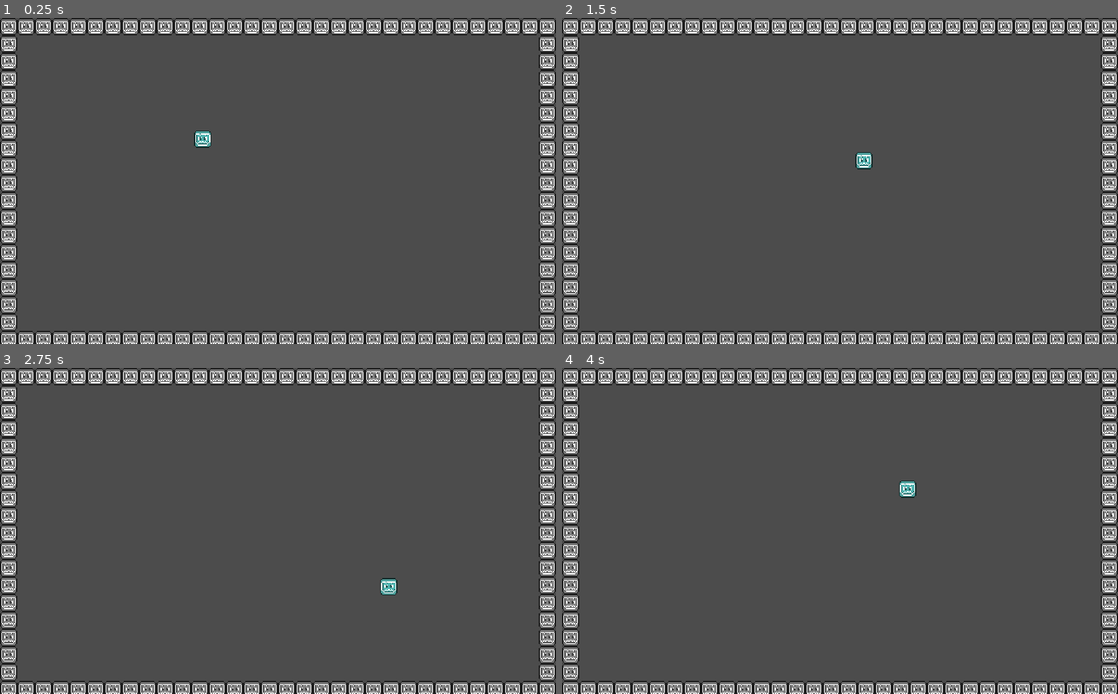
Above: before the commit, frames 1-4 (two rows, left to right).
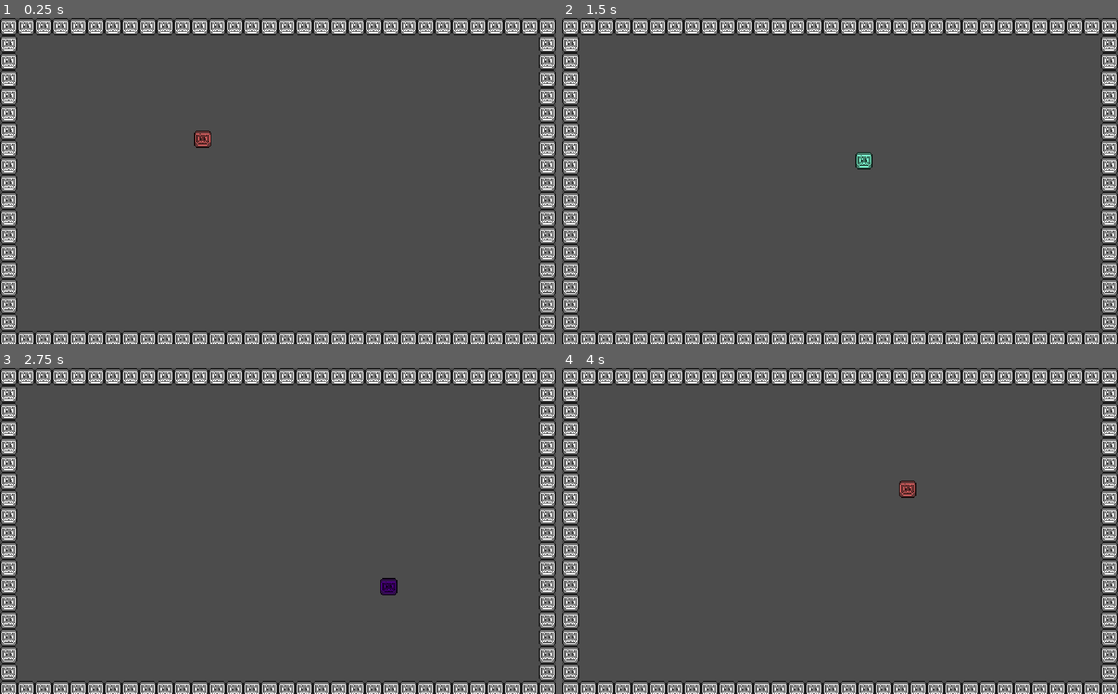
Above: after the commit, the same moments.

Repository: mewore/rgb-squad
Game: Godot game, scene res://Game.tscn
Two runs of this game, one before a commit and one after it. Both use one fixed random seed, a clock stepped at 60 frames per second and the inputs below.
Inputs:
- Up to frame 1 (0.25 s): no input
- Up to frame 2 (1.5 s): tap Enter at 0.5 s; hold Right (move_right) 0.53-1.28 s; hold D (set_blue, bound only after the commit) 0.53-1.28 s; tap S (set_green, bound only after the commit) at 0.8, 1.35 s; hold Down (move_down) from 1.28 s (still down)
- Up to frame 3 (2.75 s): tap A (set_red, bound only after the commit) at 1.55 s; release Down (move_down) at 2.03 s; hold Right (move_right) from 2.03 s (still down); hold A (set_red, bound only after the commit) from 2.03 s (still down); tap D (set_blue, bound only after the commit) at 2.3 s
- Up to frame 4 (4 s): release Right (move_right) at 2.78 s; release A (set_red, bound only after the commit) at 2.78 s; hold Up (move_up) 2.78-3.53 s; tap D (set_blue, bound only after the commit) at 2.85 s; tap S (set_green, bound only after the commit) at 3.05 s; hold Left (move_left) from 3.53 s (still down); hold S (set_green, bound only after the commit) from 3.53 s (still down); tap A (set_red, bound only after the commit) at 3.8 s

The runs differ from the first frame. In frame 1, 0.2% of the frame differs, in the area x 34-38%, y 34-40%; in frame 2, 0.1%; in frame 3, 0.2%; in frame 4, 0.2%.

Commit message:
The player can change colour

Diff:
--- a/entities/player/Player.gd
+++ b/entities/player/Player.gd
@@ -1,3 +1,30 @@
 extends KinematicBody2D
 
 class_name Player
+
+onready var SPRITE: Sprite = $Sprite
+enum RgbColour {RED, GREEN, BLUE}
+var COLOUR_MAP: Dictionary = {
+    RgbColour.RED: Color.indianred,
+    RgbColour.GREEN: Color.aquamarine,
+    RgbColour.BLUE: Color.indigo,
+}
+export(RgbColour) var colour: int = RgbColour.RED
+
+func _ready() -> void:
+    update_colour()
+
+func set_red() -> void:
+    colour = RgbColour.RED
+    update_colour()
+
+func set_green() -> void:
+    colour = RgbColour.GREEN
+    update_colour()
+
+func set_blue() -> void:
+    colour = RgbColour.BLUE
+    update_colour()
+
+func update_colour() -> void:
+    SPRITE.self_modulate = COLOUR_MAP[colour]
--- a/entities/player/states/Moving.gd
+++ b/entities/player/states/Moving.gd
@@ -12,3 +12,11 @@
     var target_speed: Vector2 = Vector2(input_x, input_y) * MAX_SPEED
     motion = motion.move_toward(target_speed, ACCELERATION * delta)
     motion = player.move_and_slide(motion)
+
+func unhandled_input(event: InputEvent) -> void:
+    if event.is_action_pressed("set_red"):
+        player.set_red()
+    elif event.is_action_pressed("set_green"):
+        player.set_green()
+    elif event.is_action_pressed("set_blue"):
+        player.set_blue()
--- a/project.godot
+++ b/project.godot
@@ -106,6 +106,21 @@
 "events": [ Object(InputEventKey,"resource_local_to_scene":false,"resource_name":"","device":0,"alt":false,"shift":false,"control":false,"meta":false,"command":false,"pressed":false,"scancode":16777234,"unicode":0,"echo":false,"script":null)
  ]
 }
+set_red={
+"deadzone": 0.5,
+"events": [ Object(InputEventKey,"resource_local_to_scene":false,"resource_name":"","device":0,"alt":false,"shift":false,"control":false,"meta":false,"command":false,"pressed":false,"scancode":65,"unicode":0,"echo":false,"script":null)
+ ]
+}
+set_green={
+"deadzone": 0.5,
+"events": [ Object(InputEventKey,"resource_local_to_scene":false,"resource_name":"","device":0,"alt":false,"shift":false,"control":false,"meta":false,"command":false,"pressed":false,"scancode":83,"unicode":0,"echo":false,"script":null)
+ ]
+}
+set_blue={
+"deadzone": 0.5,
+"events": [ Object(InputEventKey,"resource_local_to_scene":false,"resource_name":"","device":0,"alt":false,"shift":false,"control":false,"meta":false,"command":false,"pressed":false,"scancode":68,"unicode":0,"echo":false,"script":null)
+ ]
+}
 
 [rendering]
 
Binary file changed: entities/player/player.png
Not shown, changed: README.md
